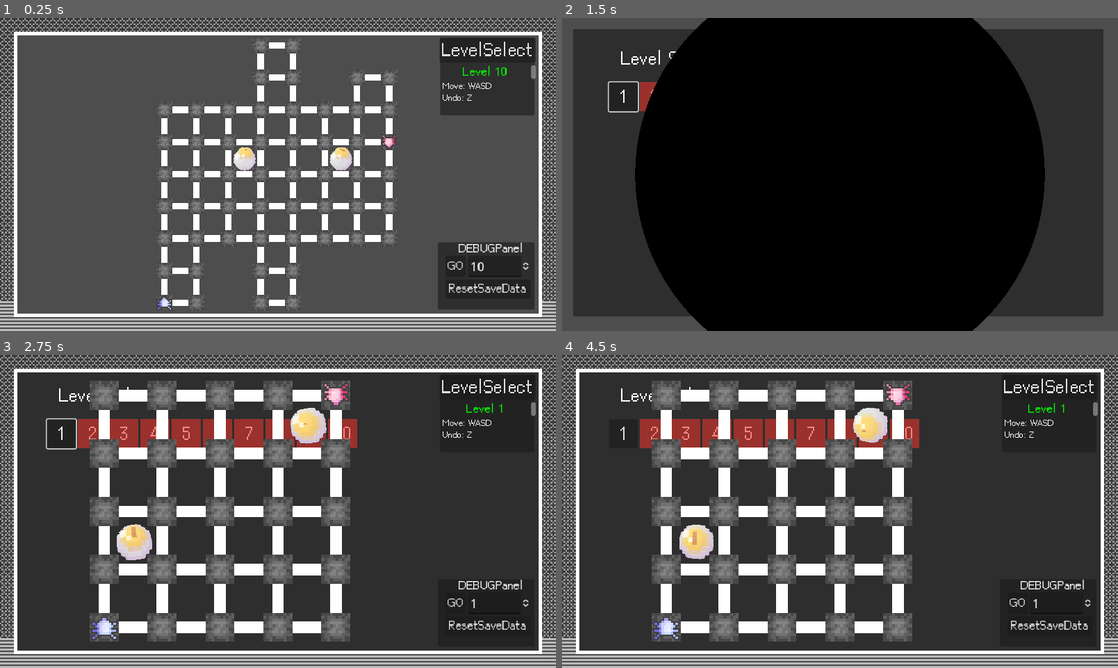
Above: before the commit, frames 1-4 (two rows, left to right).
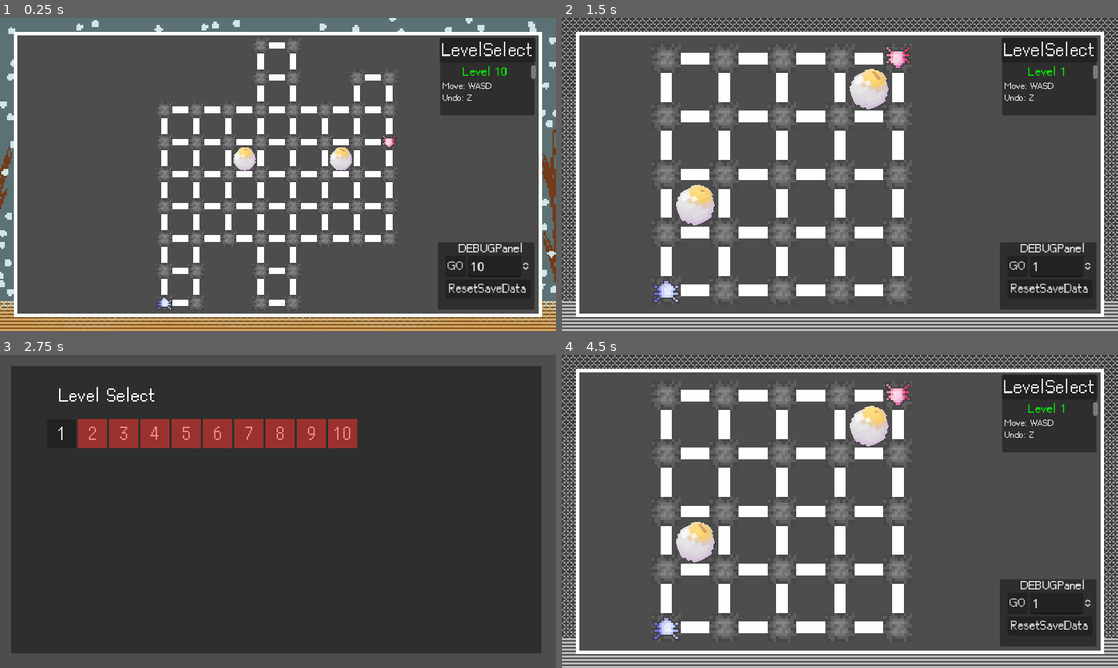
Above: after the commit, the same moments.

Repository: r8114wjbn9118/Hello-Godot-Game-Jam-1
Game: Godot game, scene res://scene/level/Level_10.tscn
Same seed, same stepped clock (60 frames per second), same inputs: the game is played once before the commit and once after it. This scene is started directly instead of the project's main scene. The engine's default icon, where the game draws it, is replaced by a stand-in: a white triangle on a blue panel in a dark square. Sound files missing from this copy of the repository are replaced by a short silence.
Inputs (mouse positions are in pixels of both pictures, inside the frame that each line leads up to):
- Up to frame 1 (0.25 s): no input
- Up to frame 2 (1.5 s): click "LevelSelect" at 0.5 s; click "1" at 1.25 s
- Up to frame 3 (2.75 s): click "LevelSelect" at 2 s
- Up to frame 4 (4.5 s): click (1017, 602) at 2.75 s, where only the run before the commit has a clickable "GO"; click (1017, 602) at 3.5 s, where only the run before the commit has a clickable "GO"; click "1" at 4.25 s

The runs differ from the first frame. In frame 1, 13% of the frame differs, in the area x 0-100%, y 0-100%; in frame 2, 89%; in frame 3, 31%; in frame 4, 55%.

Commit message:
change each level foreground

Diff:
--- a/Map/Map.tscn
+++ b/Map/Map.tscn
@@ -14,7 +14,7 @@
 [node name="Map" type="Node2D"]
 script = ExtResource("1_anpjl")
 level = 1
-max_move_distance = 1000
+max_move_distance = 1
 
 [node name="Tile" type="Node2D" parent="."]
 unique_name_in_owner = true
--- a/default_bus_layout.tres
+++ b/default_bus_layout.tres
@@ -18,7 +18,7 @@
 bus/2/solo = false
 bus/2/mute = false
 bus/2/bypass_fx = false
-bus/2/volume_db = 0.0672607
+bus/2/volume_db = -17.0211
 bus/2/send = &"Master"
 bus/2/effect/0/effect = SubResource("AudioEffectDistortion_vex22")
 bus/2/effect/0/enabled = true
--- a/scene/level/Level_10.tscn
+++ b/scene/level/Level_10.tscn
@@ -6,6 +6,7 @@
 
 [node name="Map" parent="." instance=ExtResource("1_t5ch8")]
 level = 10
+fg_img = 4
 max_move_distance = 20
 
 [node name="HEdge" parent="Map/Tile" index="0"]
--- a/scene/level/Level_3.tscn
+++ b/scene/level/Level_3.tscn
@@ -6,6 +6,7 @@
 
 [node name="Map" parent="." instance=ExtResource("1_e1fph")]
 level = 3
+fg_img = 1
 max_move_distance = 20
 
 [node name="HEdge" parent="Map/Tile" index="0"]
--- a/scene/level/Level_4.tscn
+++ b/scene/level/Level_4.tscn
@@ -6,6 +6,7 @@
 
 [node name="Map" parent="." instance=ExtResource("1_atjj2")]
 level = 4
+fg_img = 1
 max_move_distance = 20
 
 [node name="HEdge" parent="Map/Tile" index="0"]
--- a/scene/level/Level_5.tscn
+++ b/scene/level/Level_5.tscn
@@ -6,6 +6,7 @@
 
 [node name="Map" parent="." instance=ExtResource("1_k20bn")]
 level = 5
+fg_img = 2
 max_move_distance = 20
 
 [node name="HEdge" parent="Map/Tile" index="0"]
--- a/scene/level/Level_6.tscn
+++ b/scene/level/Level_6.tscn
@@ -6,6 +6,7 @@
 
 [node name="Map" parent="." instance=ExtResource("1_bgs3e")]
 level = 6
+fg_img = 2
 max_move_distance = 20
 
 [node name="HEdge" parent="Map/Tile" index="0"]
--- a/scene/level/Level_7.tscn
+++ b/scene/level/Level_7.tscn
@@ -6,6 +6,7 @@
 
 [node name="Map" parent="." instance=ExtResource("1_kx2gg")]
 level = 7
+fg_img = 3
 max_move_distance = 20
 
 [node name="HEdge" parent="Map/Tile" index="0"]
--- a/scene/level/Level_8.tscn
+++ b/scene/level/Level_8.tscn
@@ -6,6 +6,7 @@
 
 [node name="Map" parent="." instance=ExtResource("1_1y58e")]
 level = 8
+fg_img = 3
 max_move_distance = 20
 
 [node name="HEdge" parent="Map/Tile" index="0"]
--- a/scene/level/Level_9.tscn
+++ b/scene/level/Level_9.tscn
@@ -6,6 +6,7 @@
 
 [node name="Map" parent="." instance=ExtResource("1_pbp5t")]
 level = 9
+fg_img = 4
 max_move_distance = 20
 
 [node name="HEdge" parent="Map/Tile" index="0"]
--- a/script/GameManager.gd
+++ b/script/GameManager.gd
@@ -56,6 +56,7 @@
 	var path = SCENE.get(target, null)
 	if path:
 		printt("GOTO SCENE ", target, path, get_tree().current_scene)
+		current_map = null
 		get_tree().change_scene_to_file(path)
 	else:
 		printerr('GameManager.goto_scene("{0}"): 無效目標'.format([target]))
--- a/script/SoundManager.gd
+++ b/script/SoundManager.gd
@@ -52,7 +52,11 @@
 	_effect_player.play()
 
 
+var ohno_run = null
 func play_ohno():
+	if ohno_run != null:
+		return
+
 	var ohno := AudioStreamPlayer.new()
 	var node = preload("res://script/ohno_scene/Ohno.tscn").instantiate()
 	add_child(node)
@@ -60,8 +64,13 @@
 	ohno.bus = "OhnoBus"
 	ohno.stream = _BMG_list[BGM.GMAE_MENU]
 	ohno.play()
-	get_tree().create_timer(5.0).timeout.connect(ohno.queue_free)
+	ohno_run = ohno
+	get_tree().create_timer(5.0).timeout.connect(stop_ohno)
 	get_tree().create_timer(5.0).timeout.connect(node.queue_free)
+
+func stop_ohno():
+	ohno_run.queue_free()
+	ohno_run = null
 
 func _input(event: InputEvent) -> void:
 	if event.is_action_pressed("click"):
